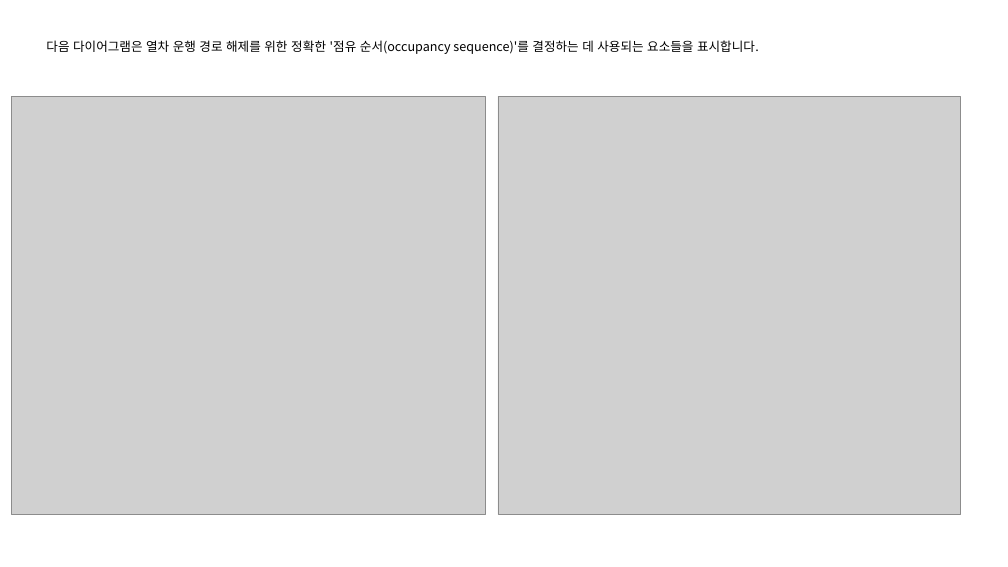
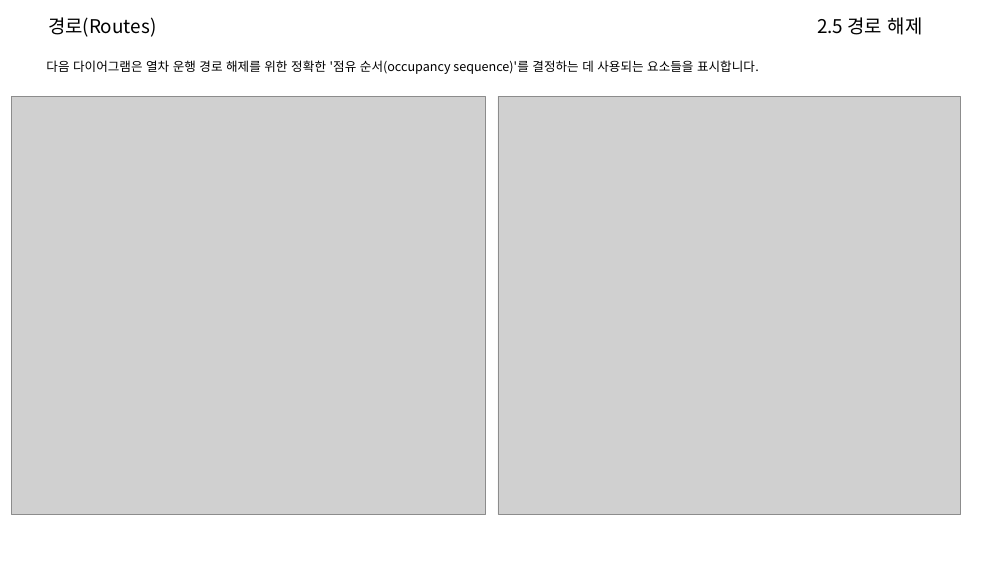
Before and after one commit to adamkim82/eulynx-docs, a slide deck: slide 8 of EULYNX(Eu.Doc.10)-도메인지식.pptx. Drawn at 1008x567 pixels with LibreOffice and Linux fonts; fonts in the diff are those of the drawing; grey boxes stand for pictures. Boxes give left, top, right and bottom in pixels: in the first picture for what was removed or moved away, otherwise in the second. Text is boxed around its words. In the diff, an @@ line names an element or a change of style, - is before the commit and + after.

```diff
--- a/EULYNX(Eu.Doc.10)-도메인지식.pptx
+++ b/EULYNX(Eu.Doc.10)-도메인지식.pptx
@@ text added at <box>48,17,156,37</box>, 18 pt, text #000000 @@
+경로(Routes)
@@ text added at <box>817,17,923,35</box>, 18 pt, text #000000 @@
+2.5 경로 해제
@@ text "다음 다이어그램은 열차 운행 경로 ...": place and size @@
-text "다음 다이어그램은 열차 운행 경로 ..." at <box>46,40,759,54</box>
+text "다음 다이어그램은 열차 운행 경로 ..." at <box>46,60,759,74</box>
```
Also in this commit, not shown: 7 other slides changed, 2 slides added.
